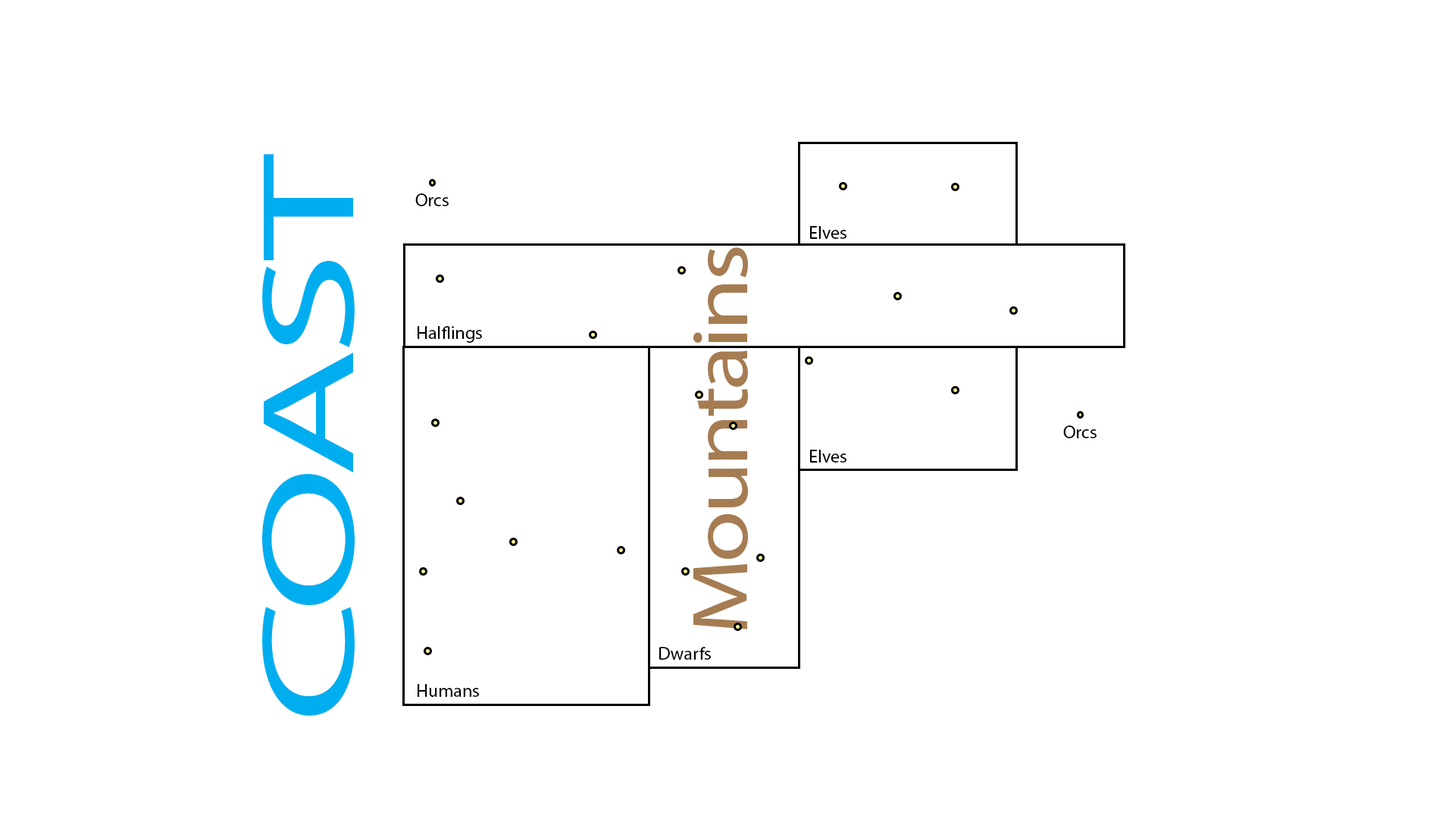
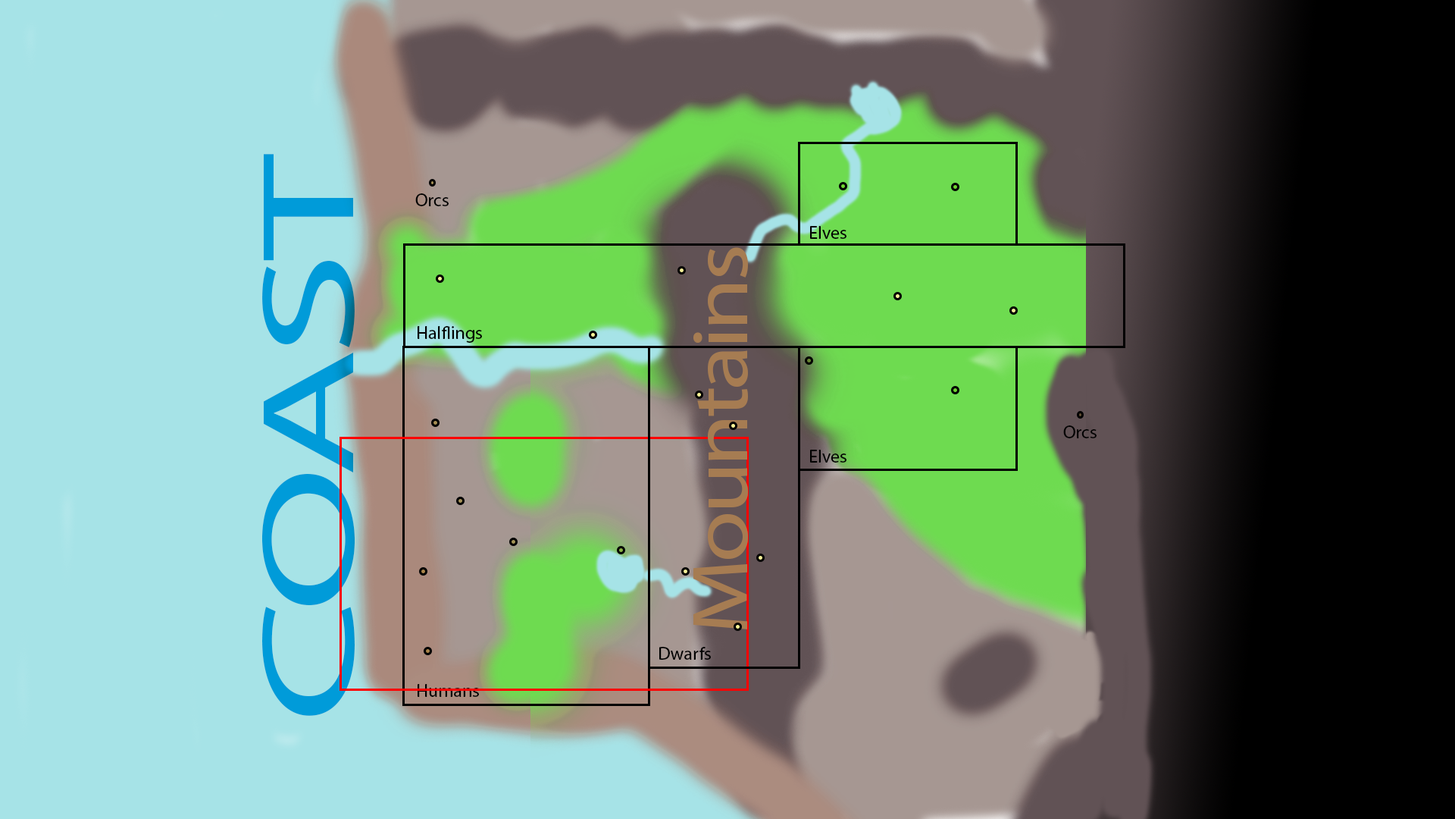
Layered file, before and after one edit (1455 × 819). Changes by layer:
added layer "Rectangle 5" in group "Halflings" over [left=339, top=436, right=749, bottom=691]
added layer "Layer 2" (multiply) in group "Halflings" over [left=0, top=0, right=1455, bottom=819]
